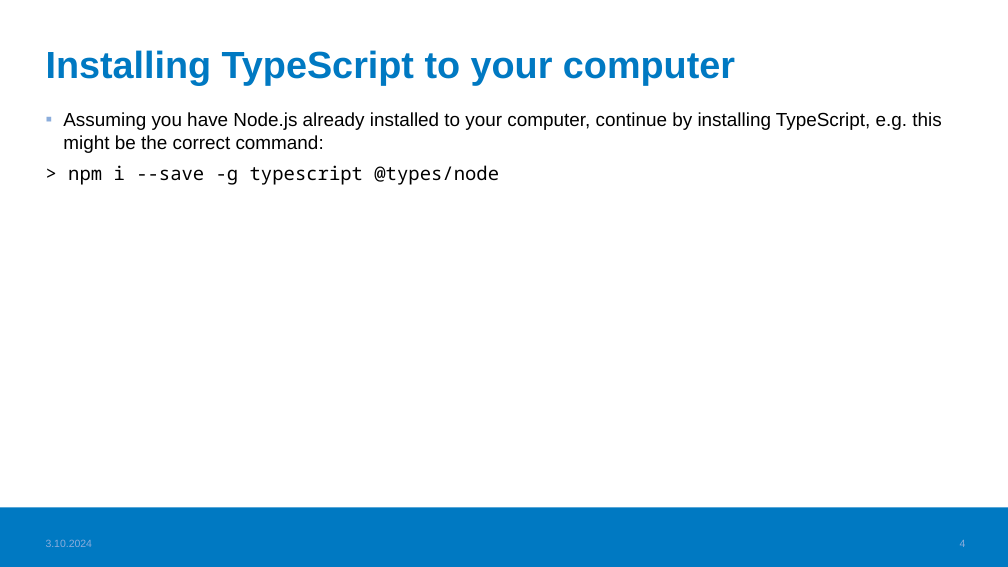
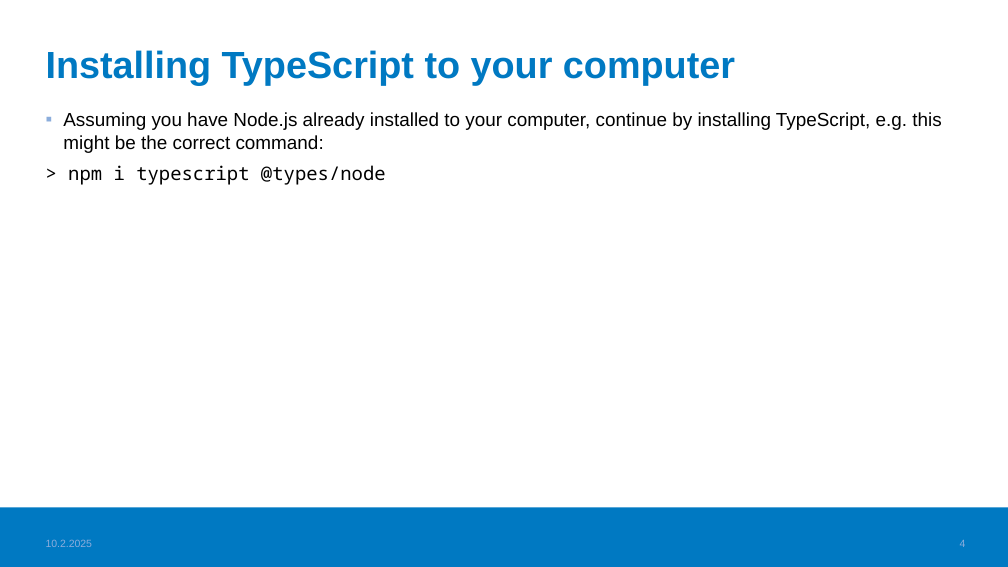
Before and after one commit to valju/JS_ES_Features, a slide deck: slide 4 of TS_basics/TypeScript_usage_understood.pptx. Drawn at 1008x567 pixels with LibreOffice and Linux fonts; fonts in the diff are those of the drawing; background and template pictures are left out. Boxes give left, top, right and bottom in pixels: in the first picture for what was removed or moved away, otherwise in the second. Text is boxed around its words. In the diff, an @@ line names an element or a change of style, - is before the commit and + after.

```diff
--- a/TS_basics/TypeScript_usage_understood.pptx
+++ b/TS_basics/TypeScript_usage_understood.pptx
@@ text at box(68, 165, 386, 185): text changed @@
-> npm i --save -g typescript @types/node
+> npm i typescript @types/node
@@ text at box(46, 539, 93, 547): text changed @@
-3.10.2024
+10.2.2025
```
Also in this commit, not shown: 14 other slides changed, 2 slides added, 1 other file.
